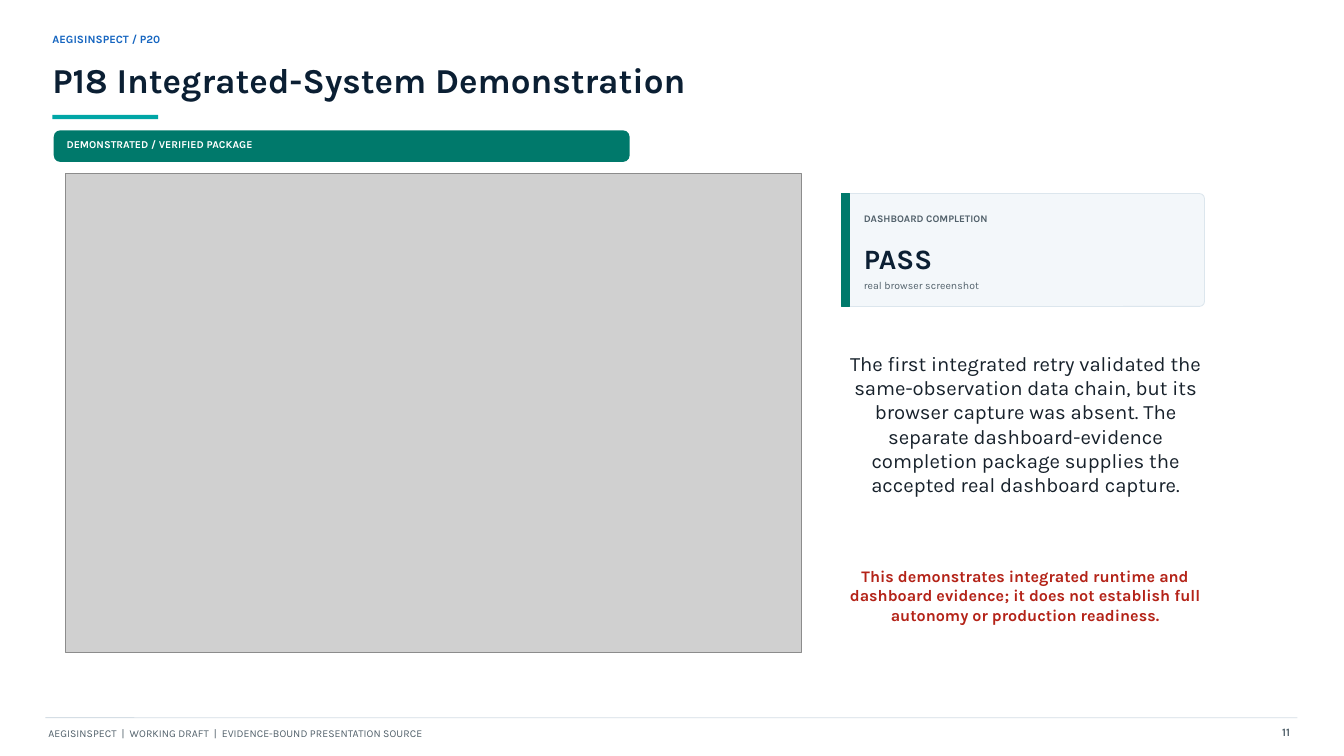
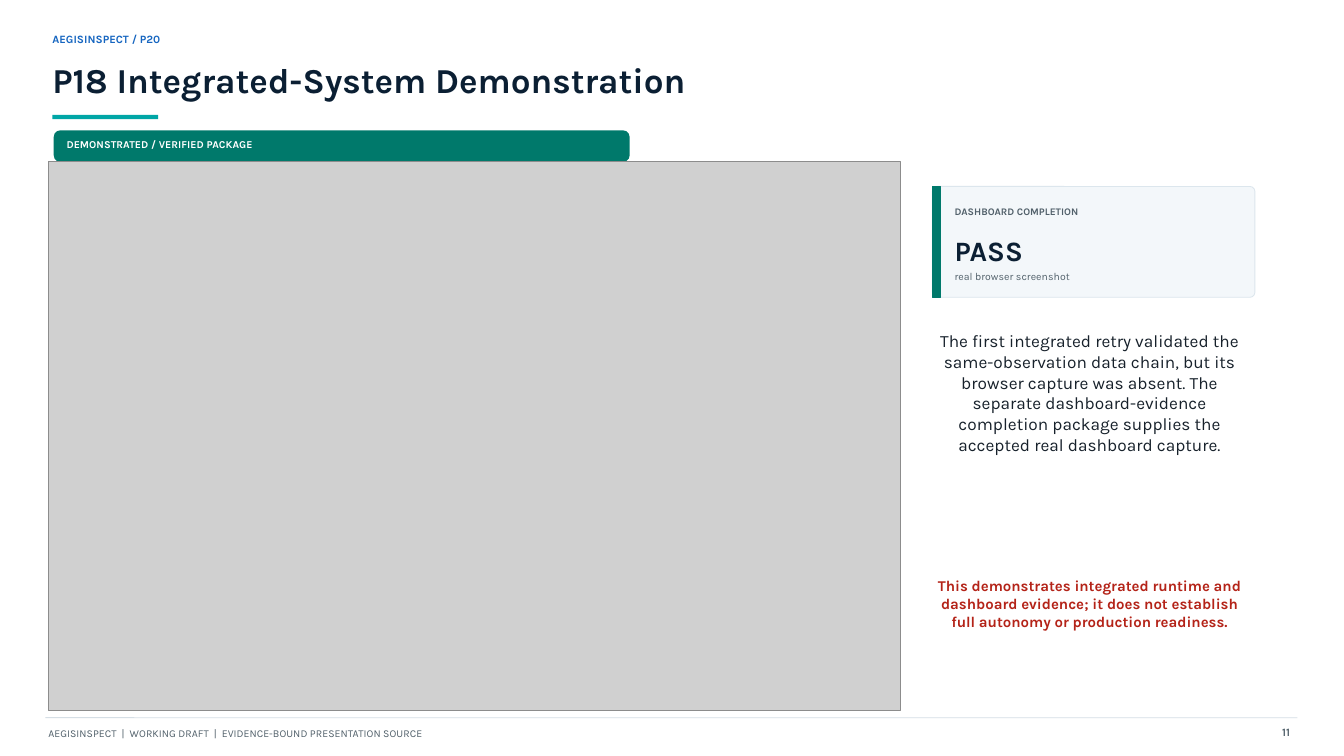
Before and after one commit to AritraAcherjee/autonomous-drone-infrastructure-inspection, a slide deck: slide 11 of outputs/presentation/AegisInspect_P20_working_draft.pptx. Drawn at 1344x756 pixels with LibreOffice and Linux fonts; fonts in the diff are those of the drawing; grey boxes stand for pictures. Boxes give left, top, right and bottom in pixels: in the first picture for what was removed or moved away, otherwise in the second. Text is boxed around its words. In the diff, an @@ line names an element or a change of style, - is before the commit and + after.

Commit message:
docs(p20): harden working deck for final evidence

```diff
--- a/outputs/presentation/AegisInspect_P20_working_draft.pptx
+++ b/outputs/presentation/AegisInspect_P20_working_draft.pptx
@@ picture: place and size @@
-picture at box(66, 173, 802, 652)
+picture at box(48, 161, 900, 711)
@@ rectangle: place and size @@
-rectangle at box(842, 194, 850, 307)
+rectangle at box(933, 187, 941, 297)
@@ rounded rectangle: place and size @@
-rounded rectangle at box(842, 194, 1205, 307)
+rounded rectangle at box(933, 187, 1255, 297)
@@ text "DASHBOARD COMPLETION": place and size @@
-text "DASHBOARD COMPLETION" at box(864, 215, 987, 222)
+text "DASHBOARD COMPLETION" at box(955, 208, 1078, 215)
@@ text "PASS": place and size @@
-text "PASS" at box(864, 250, 932, 270)
+text "PASS" at box(955, 242, 1023, 262)
@@ text "real browser screenshot": place and size @@
-text "real browser screenshot" at box(864, 282, 979, 289)
+text "real browser screenshot" at box(955, 273, 1070, 280)
@@ text "The first integrated retry validated ...": place and size @@
-text "The first integrated retry validated ..." at box(850, 357, 1201, 497)
+text "The first integrated retry validated ..." at box(940, 335, 1239, 455)
@@ text "The first integrated retry validated ..." at box(940, 335, 1239, 455): size 14.5 to 12.3 pt @@
@@ text "This demonstrates integrated runtime and ...": place and size @@
-text "This demonstrates integrated runtime and ..." at box(850, 570, 1200, 625)
+text "This demonstrates integrated runtime and ..." at box(938, 580, 1241, 631)
@@ text "This demonstrates integrated runtime and ..." at box(938, 580, 1241, 631): size 11.5 to 10.7 pt @@
```
Also in this commit, not shown: 5 other slides changed, 3 other files.
